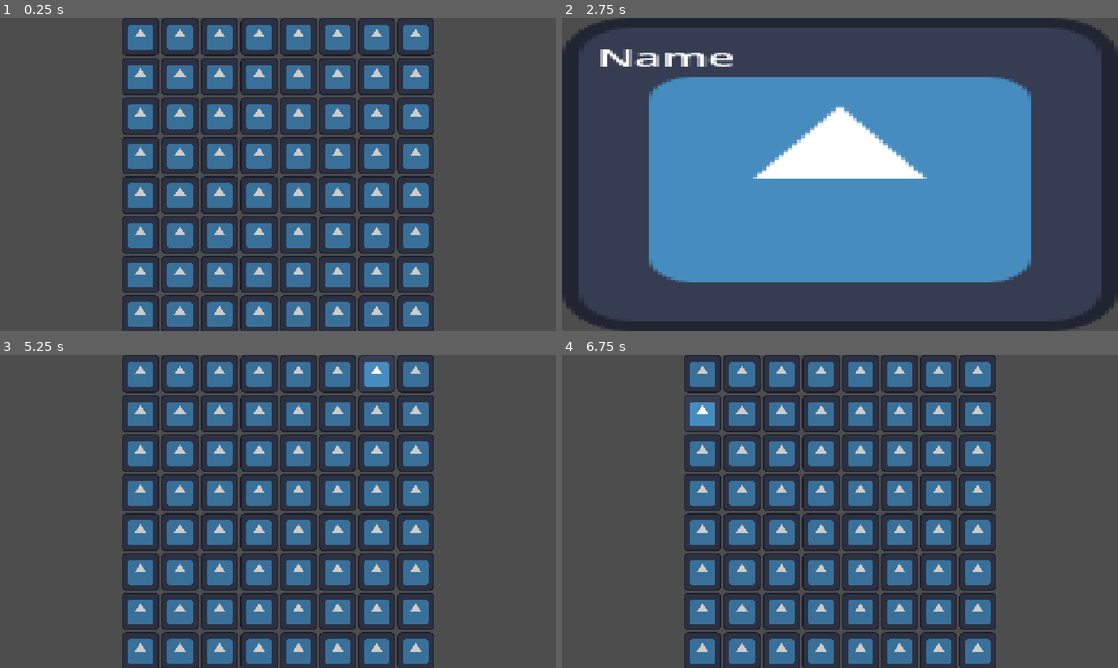
Above: before the commit, frames 1-4 (two rows, left to right).
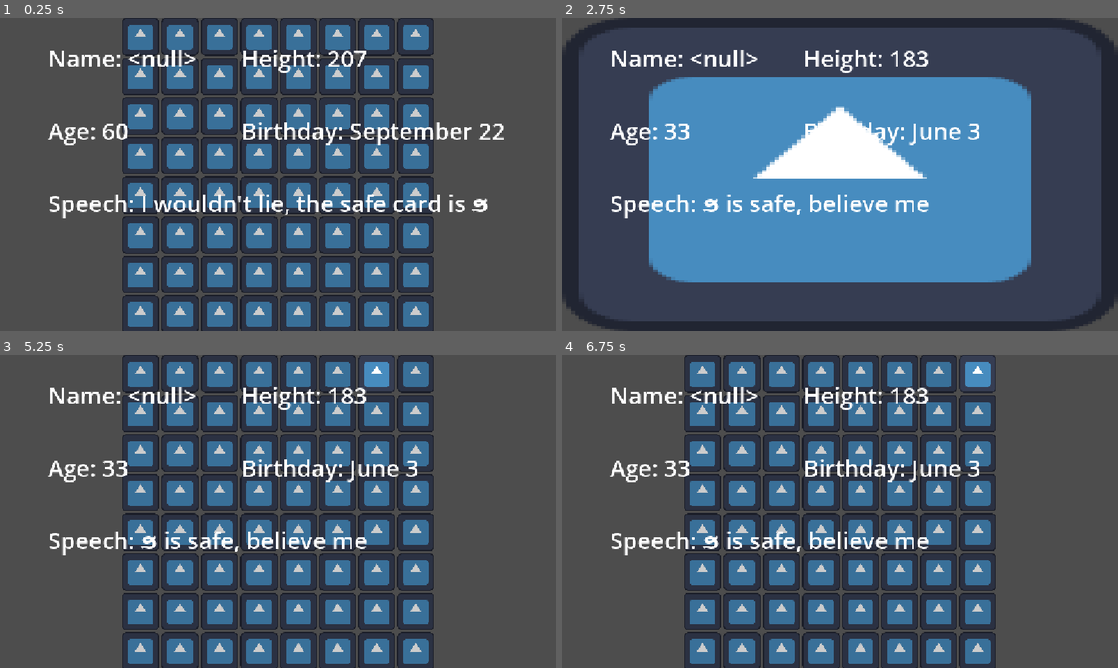
Above: after the commit, the same moments.

Repository: crakenpoop123/notrust
Game: Godot game, scene res://scenes/main_level.tscn
Two runs of this game, one before a commit and one after it. Both use one fixed random seed, a clock stepped at 60 frames per second and the inputs below. The engine's default icon, where the game draws it, is replaced by a stand-in: a white triangle on a blue panel in a dark square.
Inputs (mouse positions are in pixels of both pictures, inside the frame that each line leads up to):
- Up to frame 1 (0.25 s): no input
- Up to frame 2 (2.75 s): tap Enter at 0.5, 2 s; move the mouse to (701, 36) at 0.52 s; click (701, 36) at 0.6 s; tap Space at 1.25 s; move the mouse to (739, 36) at 1.27 s; click (739, 36) at 1.35 s; move the mouse to (778, 36) at 2.02 s; click (778, 36) at 2.1 s
- Up to frame 3 (5.25 s): move the mouse to (261, 373) at 2.77 s; click (261, 373) at 2.85 s; tap Space at 3.5, 5 s; move the mouse to (300, 373) at 3.52 s; click (300, 373) at 3.6 s; tap Enter at 4.25 s; move the mouse to (339, 373) at 4.27 s; click (339, 373) at 4.35 s; move the mouse to (378, 373) at 5.02 s; click (378, 373) at 5.1 s
- Up to frame 4 (6.75 s): move the mouse to (979, 373) at 5.77 s; click (979, 373) at 5.85 s; move the mouse to (701, 414) at 6.52 s; click (701, 414) at 6.6 s

The runs differ from the first frame. In frame 1, 3.9% of the frame differs, in the area x 8-91%, y 10-64%; in frame 2, 3.3%; in frame 3, 3.2%; in frame 4, 3.9%.
Error after the commit: Invalid call to function 'get_name (via call)' in base 'Sprite2D (person.gd)'. Expected 0 argument(s). (res://scripts/person.gd:51)

Commit message:
Added some random initialisation of person names

Diff:
--- a/scenes/main_level.tscn
+++ b/scenes/main_level.tscn
@@ -1,7 +1,8 @@
 [gd_scene format=3 uid="uid://ubi2784u3goj"]
 
 [ext_resource type="Script" uid="uid://c1epmm52dtol" path="res://scripts/main_level.gd" id="1_v3uhd"]
-[ext_resource type="PackedScene" uid="uid://dm2813agprxcr" path="res://scenes/person.tscn" id="2_ufxs0"]
+[ext_resource type="Texture2D" uid="uid://d2g5xvv7prc14" path="res://assets/icon.svg" id="2_ufxs0"]
+[ext_resource type="Script" uid="uid://cxrc8dgvyo33u" path="res://scripts/person.gd" id="3_6we3w"]
 
 [node name="MainLevel" type="Node2D" unique_id=1607043476]
 script = ExtResource("1_v3uhd")
@@ -12,10 +13,63 @@
 offset_bottom = 648.0
 columns = 8
 
-[node name="Person" parent="." unique_id=2105798426 instance=ExtResource("2_ufxs0")]
+[node name="PersonTimer" type="Timer" parent="." unique_id=1330627345]
+
+[node name="Person" type="Sprite2D" parent="." unique_id=871533783]
 position = Vector2(576, 324)
 scale = Vector2(9, 5.0625)
+texture = ExtResource("2_ufxs0")
+script = ExtResource("3_6we3w")
 
-[node name="PersonTimer" type="Timer" parent="." unique_id=1330627345]
+[node name="PersonText" type="Control" parent="." unique_id=55518850]
+layout_mode = 3
+anchors_preset = 0
+offset_right = 40.0
+offset_bottom = 40.0
+
+[node name="Name" type="RichTextLabel" parent="PersonText" unique_id=476210436]
+layout_mode = 0
+offset_left = 100.0
+offset_top = 50.0
+offset_right = 488.0
+offset_bottom = 128.0
+theme_override_font_sizes/normal_font_size = 48
+text = "Name: "
+
+[node name="Height" type="RichTextLabel" parent="PersonText" unique_id=943556557]
+layout_mode = 0
+offset_left = 500.0
+offset_top = 50.0
+offset_right = 1118.0
+offset_bottom = 128.0
+theme_override_font_sizes/normal_font_size = 48
+text = "Height: "
+
+[node name="Age" type="RichTextLabel" parent="PersonText" unique_id=1279022755]
+layout_mode = 0
+offset_left = 100.0
+offset_top = 200.0
+offset_right = 491.0
+offset_bottom = 278.0
+theme_override_font_sizes/normal_font_size = 48
+text = "Age: "
+
+[node name="Birthday" type="RichTextLabel" parent="PersonText" unique_id=2008748987]
+layout_mode = 0
+offset_left = 500.0
+offset_top = 200.0
+offset_right = 1115.0
+offset_bottom = 278.0
+theme_override_font_sizes/normal_font_size = 48
+text = "Birthday: "
+
+[node name="Speech" type="RichTextLabel" parent="PersonText" unique_id=1040845934]
+layout_mode = 0
+offset_left = 100.0
+offset_top = 350.0
+offset_right = 1041.0
+offset_bottom = 608.0
+theme_override_font_sizes/normal_font_size = 48
+text = "INSERT SPEECH HERE"
 
 [connection signal="timeout" from="PersonTimer" to="." method="_on_person_timer_timeout"]
--- a/scenes/person.tscn
+++ /dev/null
@@ -1,17 +0,0 @@
-[gd_scene format=3 uid="uid://dm2813agprxcr"]
-
-[ext_resource type="Texture2D" uid="uid://d2g5xvv7prc14" path="res://assets/icon.svg" id="1_5dovg"]
-[ext_resource type="Script" uid="uid://cxrc8dgvyo33u" path="res://scripts/person.gd" id="1_c62xm"]
-
-[node name="Person" type="Sprite2D" unique_id=632825489]
-texture = ExtResource("1_5dovg")
-script = ExtResource("1_c62xm")
-
-[node name="PersonName" type="RichTextLabel" parent="." unique_id=1726628576]
-offset_left = -55.666668
-offset_top = -56.493824
-offset_right = 23.666668
-offset_bottom = -17.506176
-scale = Vector2(0.5, 0.5)
-theme_override_font_sizes/normal_font_size = 22
-text = "Name"
--- a/scripts/main_level.gd
+++ b/scripts/main_level.gd
@@ -28,6 +28,7 @@
 
 func _on_person_timer_timeout() -> void:
 	$Person.visible = !$Person.visible
-
+	if $Person.visible:
+		$Person.init_text()
 
 	$PersonTimer.start(person_time)
--- a/scripts/person.gd
+++ b/scripts/person.gd
@@ -1,6 +1,19 @@
 extends Sprite2D
 
 var truth_teller
+
+var text_possibilities = {
+	"Name": ["get_name"],
+	"NameList": ["Bob", "Hubert", "Clive", "Rosamond", "Karl", "Trenton", "Festus", "Jason", "Emmett", "Cheri", "Annice", "Fiona", "Ellery", "Leatrice", "Ursula", "Meryl", "Aura", "Vanessa", "Larissa", "Keri", "Mathilda", "Georgia", "Goldie", "Spring", "Cade", "Autumn", "Landon", "Garland", "Cecil", "Quincy", "Jeffery", "Lynwood", "Cordell", "Lela", "Wyatt"],
+	"Height": ["range", 150, 220],
+	"Age": ["range", 24, 83],
+	"Birthday": ["get_birthday"],
+	"BirthMonth": ["January", "February", "March", "April", "May", "June", "July", "August", "September", "October", "November", "December"],
+	"BirthDay": [31, 29, 31, 30, 31, 30, 31, 31, 30, 31, 30, 31],
+	"Speech": ["Believe me, a safe tile is at ϧ", "I'm not lying, there is a safe card at ϧ", "I wouldn't lie, the safe card is ϧ", "ϧ is safe, believe me", "YOU MUST LISTEN TO ME! ϧ is safe", "Trust me, ϧ is a safe card"],
+} # Replace ϧ (Alt + 999) with the spot for Speech
+
+@onready var text_location = $"../PersonText"
 
 # Called when the node enters the scene tree for the first time.
 func _ready() -> void:
@@ -8,7 +21,73 @@
 		truth_teller = false
 	else:
 		truth_teller = true
+	init_text()
 
+# Init the text variables
+func init_text():
+	for text in text_location.get_children():
+		print("text node: ", text)
+		print("text name: |", text.name, "|")
+		print("output: ", init_specific_text(text))
+		text.text = str(text.name, ": ", init_specific_text(text))
+		print("----------")
+
+# Used so that I can exit when the text gets set
+func init_specific_text(text):
+	# Grab the texts array
+	var text_array = text_possibilities[text.name]
+
+	# Get the first item in the text's array
+	# This is used because it sometimes holds important info about how to get the text
+	var first_item
+	if text.name in text_possibilities:
+		first_item = text_array[0]
+		print("First item: ", first_item)
+	else:
+		print("text keys: ", text_possibilities.keys())
+
+	# Check if there is custom code for the text
+	if self.has_method(str(first_item)):
+		return call(first_item, true) # TODO: Replace with truth_teller when set up for liars
+
+	# Check if it is a range
+	if first_item == "range":
+		# Return a number between the second and third values
+		return randi_range(text_array[1], text_array[2])
+
+	if len(text_array) != 0:
+		return text_array[randi_range(0, len(text_array) - 1)]
+
+	# If the previous code doesn't find the correct text
+	return "ERROR"
+
+# Get a valid brithday by pulling from BirthMonth and BirthDay
+func get_birthday(real):
+	# Init the birthday text
+	var birthday_text = ""
+
+	var months_max = 11 # 12 months in a month - 1 for zero-indexing
+
+	# Generate a real birthday for the truth-tellers
+	if real:
+		# Get the index of a random month
+		var month_index = randi_range(0, months_max)
+
+		# Add the random month to birthday_text
+		birthday_text = birthday_text + text_possibilities["BirthMonth"][month_index]
+
+		# Add a buffer between the months and days for formatting
+		birthday_text = birthday_text + " "
+
+		# Get a random day from the month
+		var month_day = randi_range(1, text_possibilities["BirthDay"][month_index])
+
+		# Add the day to birthday_text
+		birthday_text = birthday_text + str(month_day)
+
+	return birthday_text
+
+# Returns a random name, with ϧ replaced by a card location
 
 # Called every frame. 'delta' is the elapsed time since the previous frame.
 func _process(delta: float) -> void:
